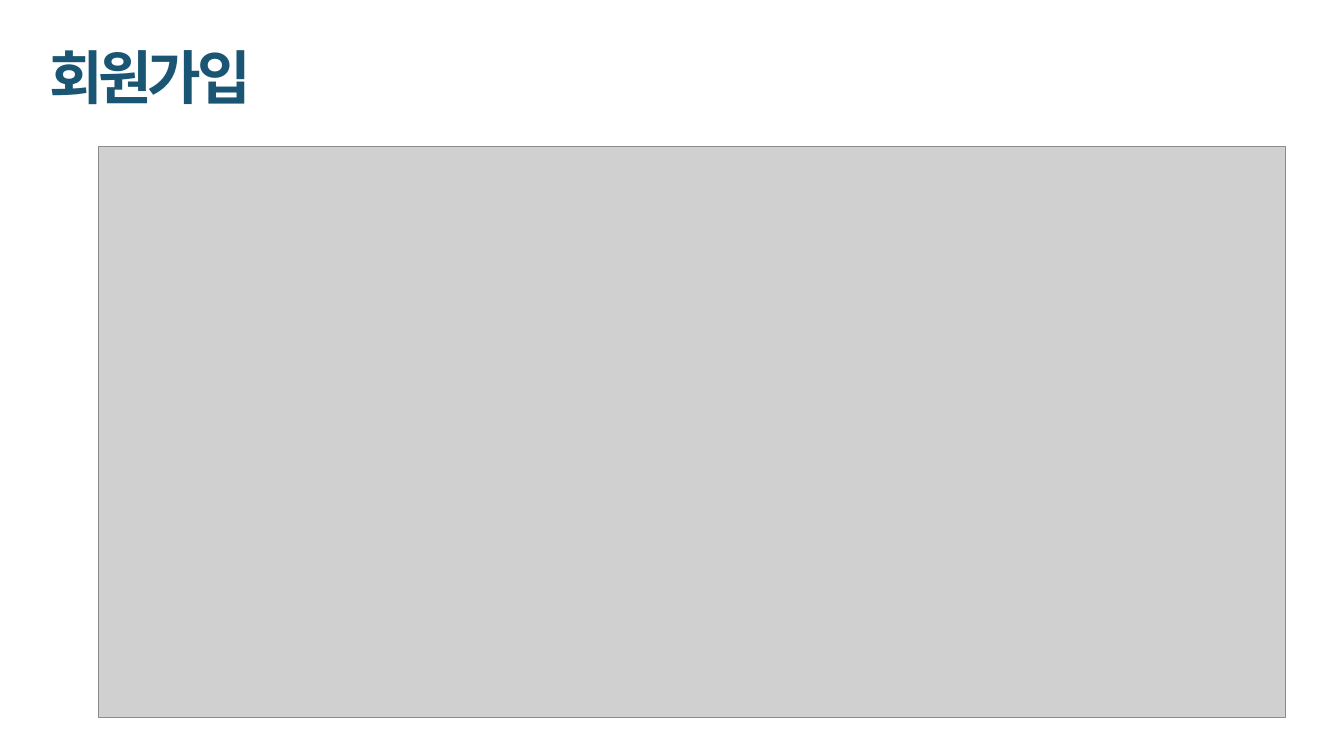
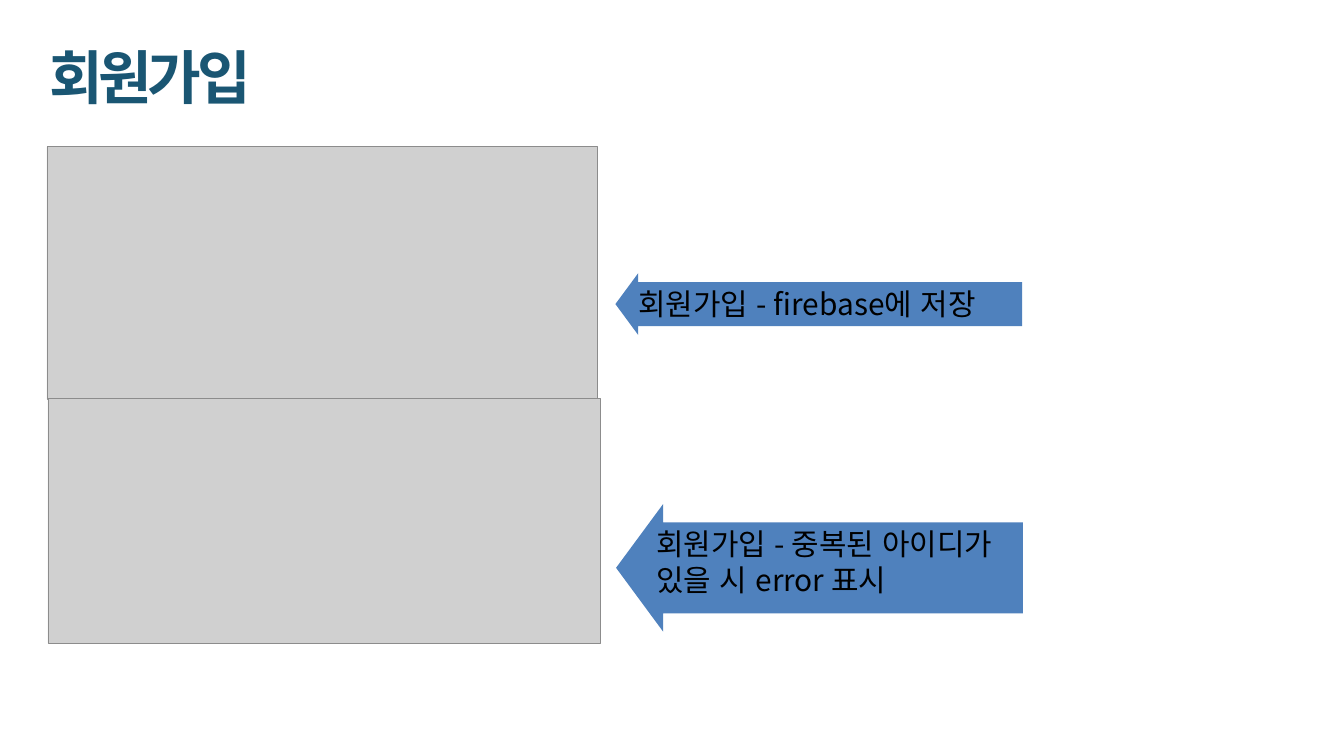
Before and after one commit to realsingeriu/FB9-todoList, a slide deck: slide 12 of 개발자 포트폴리오 - 배경태.pptx. Drawn at 1344x756 pixels with LibreOffice and Linux fonts; fonts in the diff are those of the drawing; grey boxes stand for pictures. Boxes give left, top, right and bottom in pixels: in the first picture for what was removed or moved away, otherwise in the second. Text is boxed around its words. In the diff, an @@ line names an element or a change of style, - is before the commit and + after.

```diff
--- a/개발자 포트폴리오 - 배경태.pptx
+++ b/개발자 포트폴리오 - 배경태.pptx
@@ picture added at [47,147,597,399] @@
@@ picture removed at [99,146,1285,718] @@
@@ left arrow added at [616,274,1022,335], fill #4F81BD, 32 pt, text #000000 @@
+회원가입 - firebase에 저장
@@ picture added at [48,398,600,643] @@
@@ left arrow added at [616,504,1023,632], fill #4F81BD, 32 pt, text #000000 @@
+회원가입 - 중복된 아이디가 있을 시 error 표시
```
Also in this commit, not shown: 7 other slides changed, 2 slides added, 25 slides removed, 5 other files.
